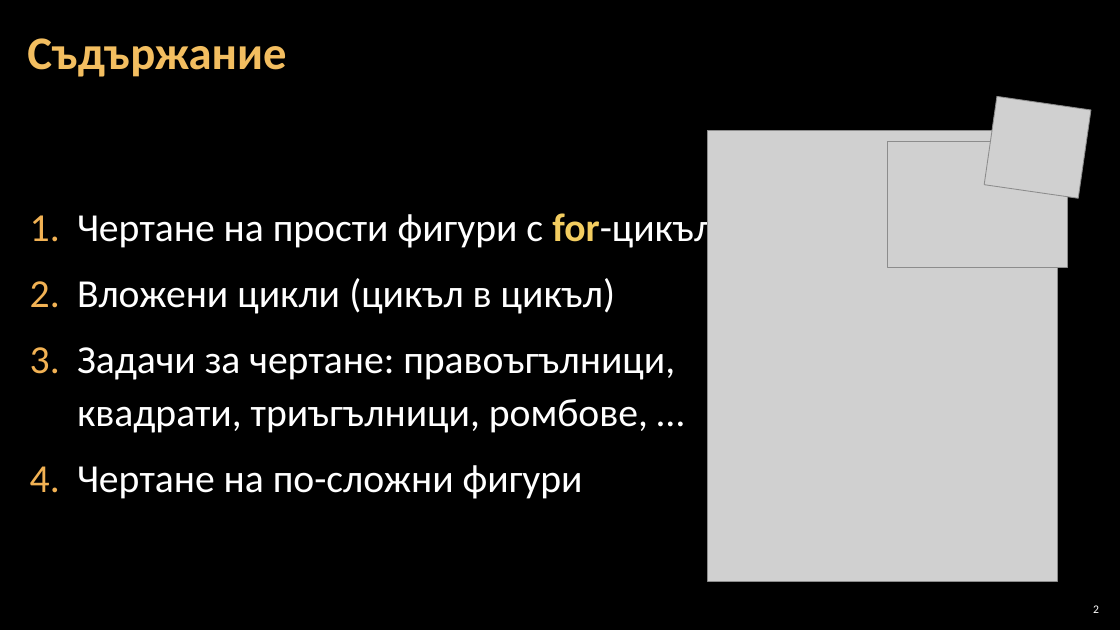
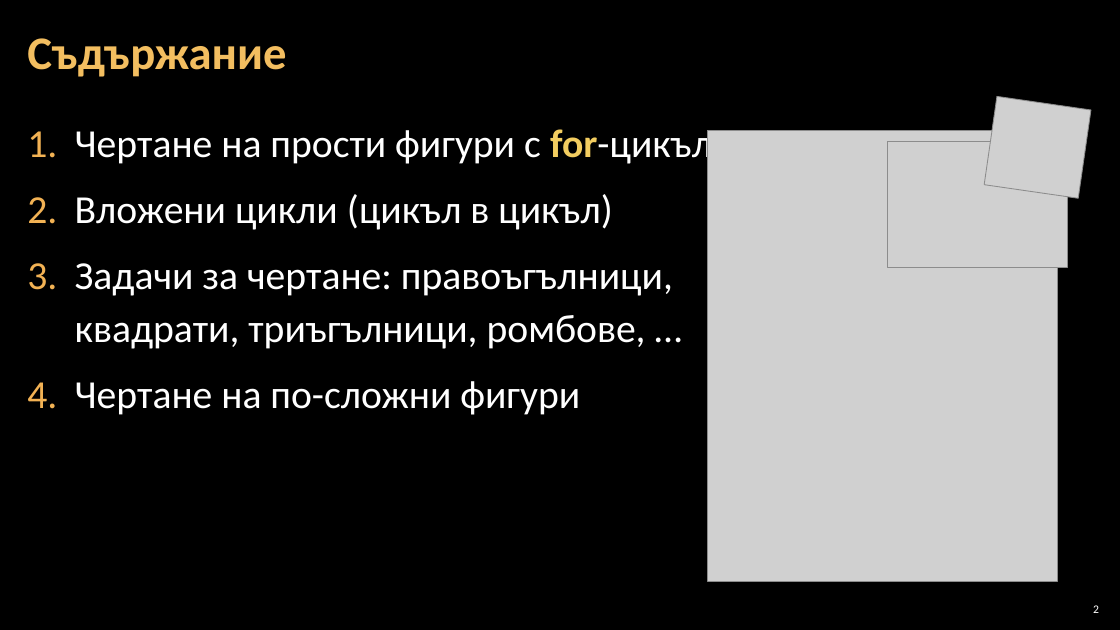
Before and after one commit to Software-University/C-plus-plus, a slide deck: slide 2 of 6. Drawing-with-Loops/6. Drawing-with-Loops.pptx. Drawn at 1120x630 pixels with LibreOffice and Linux fonts; fonts in the diff are those of the drawing; grey boxes stand for pictures; background and template pictures are left out. Boxes give left, top, right and bottom in pixels: in the first picture for what was removed or moved away, otherwise in the second. Text is boxed around its words. In the diff, an @@ line names an element or a change of style, - is before the commit and + after.

```diff
--- a/6. Drawing-with-Loops/6. Drawing-with-Loops.pptx
+++ b/6. Drawing-with-Loops/6. Drawing-with-Loops.pptx
@@ text "Чертане на прости фигури с ..." rewrapped from <box>77,208,714,499</box> to <box>75,129,712,415</box> @@
```
Also in this commit, not shown: 15 other slides changed.
